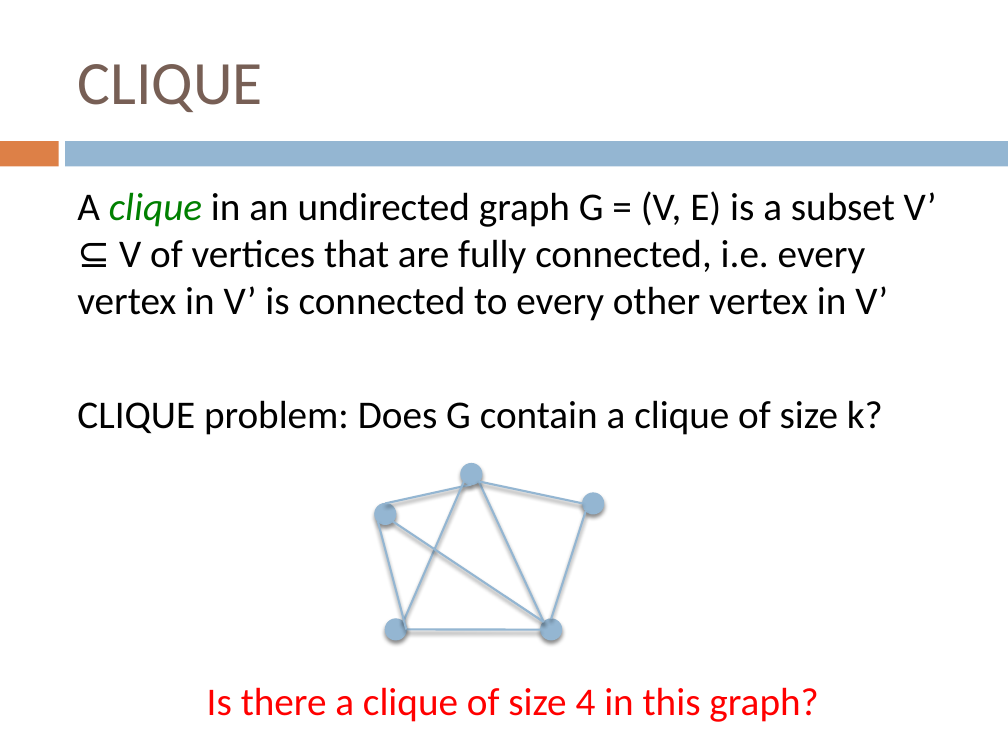
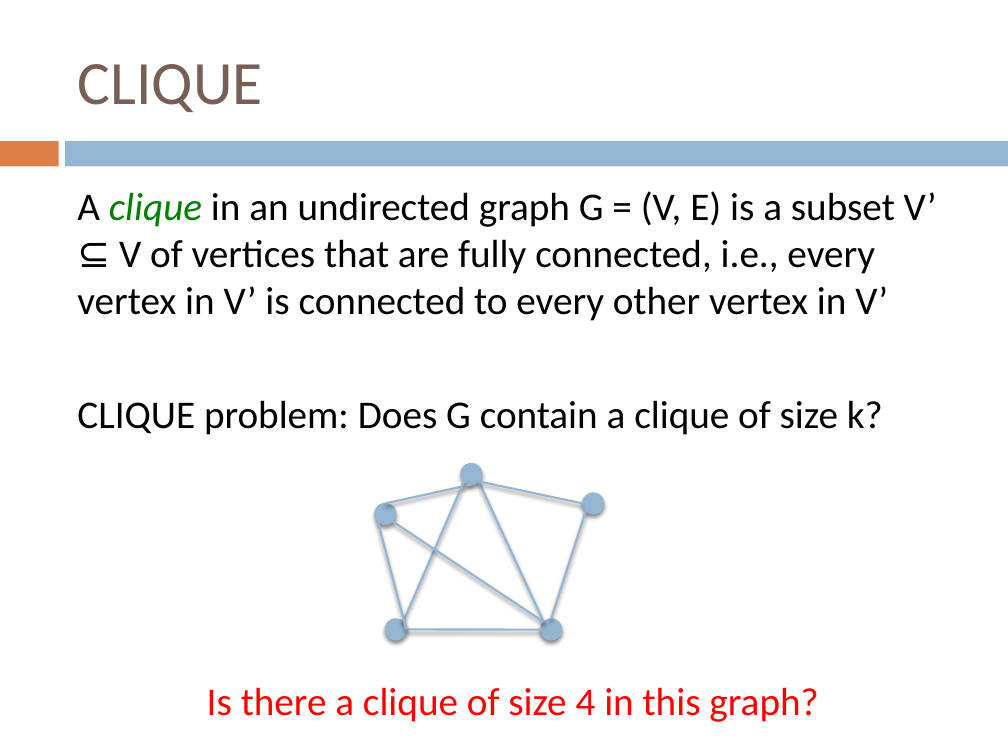
Before and after one commit to Collins-kariuk/Algorithms, a slide deck: slide 17 of Lectures/Lecture 24_NP-Complete Reductions.pptx. Drawn at 1008x756 pixels with LibreOffice and Linux fonts; fonts in the diff are those of the drawing. Boxes give left, top, right and bottom in pixels: in the first picture for what was removed or moved away, otherwise in the second. Text is boxed around its words. In the diff, an @@ line names an element or a change of style, - is before the commit and + after.

```diff
--- a/Lectures/Lecture 24_NP-Complete Reductions.pptx
+++ b/Lectures/Lecture 24_NP-Complete Reductions.pptx
@@ text at (77,191,937,321): text changed @@
-A clique in an undirected graph G = (V, E) is a subset V’ ⊆ V of vertices that are fully connected, i.e. every vertex in V’ is connected to every other vertex in V’
+A clique in an undirected graph G = (V, E) is a subset V’ ⊆ V of vertices that are fully connected, i.e., every vertex in V’ is connected to every other vertex in V’
```
Also in this commit, not shown: 26 other slides changed.
